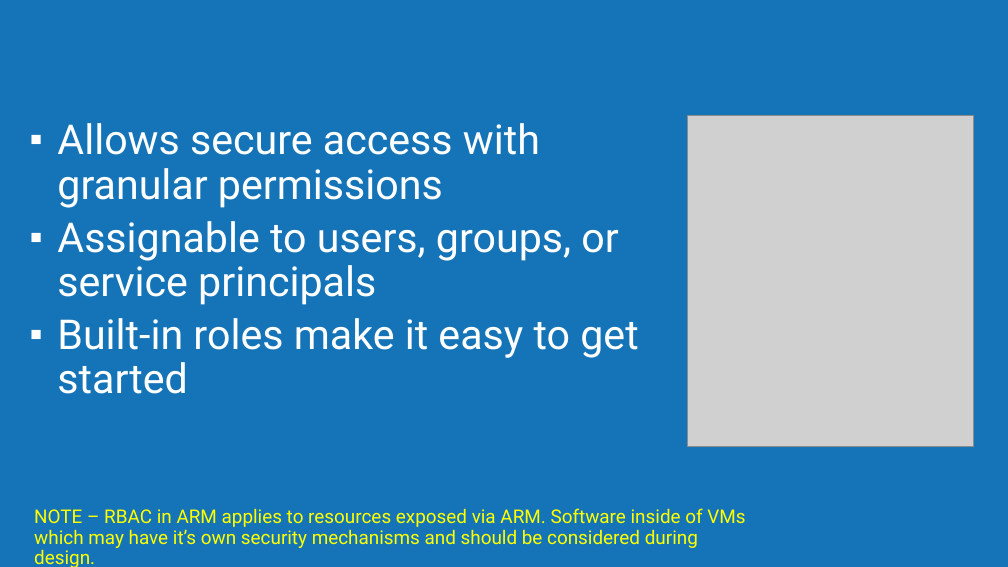
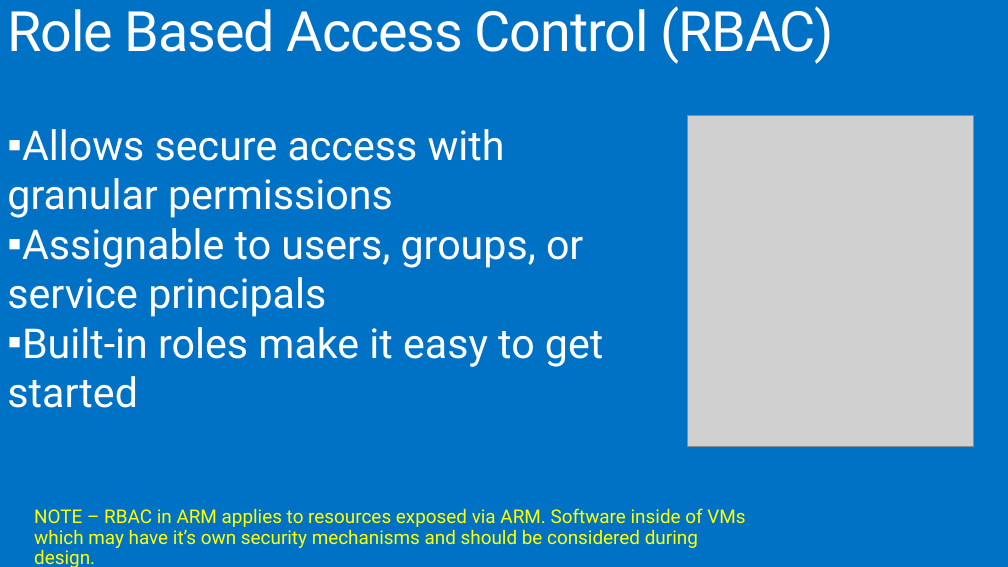
Before and after one commit to MSDEVMTL/GlobalAzureBootcamp2018, a slide deck: slide 3 of Step9/Step9-ARMGovernance.pptx. Drawn at 1008x567 pixels with LibreOffice and Linux fonts; fonts in the diff are those of the drawing; grey boxes stand for pictures; background and template pictures are left out. Boxes give left, top, right and bottom in pixels: in the first picture for what was removed or moved away, otherwise in the second. Text is boxed around its words. In the diff, an @@ line names an element or a change of style, - is before the commit and + after.

Commit message:
typos & title issues in step9 pptx

```diff
--- a/Step9/Step9-ARMGovernance.pptx
+++ b/Step9/Step9-ARMGovernance.pptx
@@ background #1574B8 to #0072C6 @@
@@ title added at box(7, 6, 833, 64), 52.9 pt, text #FFFFFF @@
+Role Based Access Control (RBAC)
@@ text "Allows secure access with granular ..." rewrapped from box(57, 123, 638, 394) to box(7, 129, 603, 408) @@
```
Also in this commit, not shown: 11 other slides changed, 1 slide added, 1 slide removed, 1 other file.
